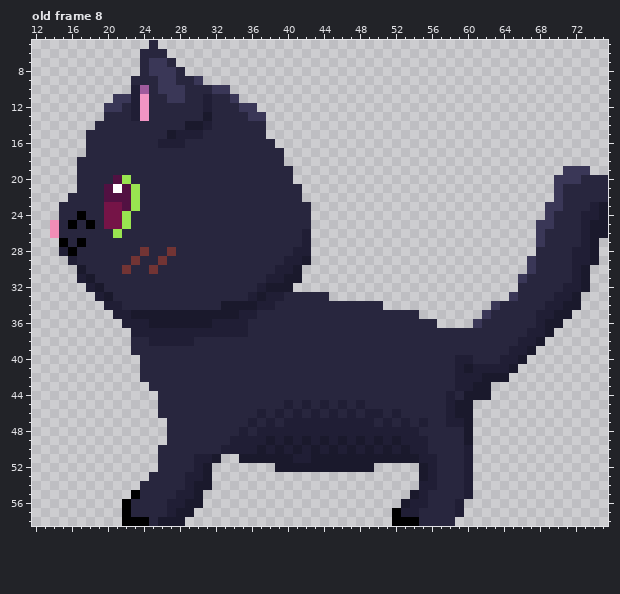
Pixel-art file, stored at assets/makkuro_sprite.aseprite. Above: the version before the commit.
111x63 pixels, 8 frames. Colours within 5 levels of each other are drawn and written as one. Shown: old frame 8: x 12..75, y 5..58. The commit also changed other frames, which this record leaves out.
Now the later version:
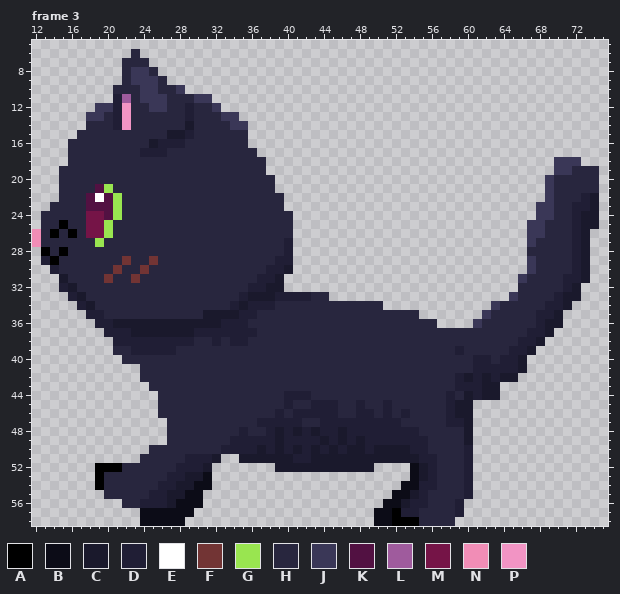
Palette (. is transparent): A #000000  B #0c0c17  C #1a192c  D #201e35  E #ffffff  F #723434  G #99e550  H #28263e  J #3a3757  K #521142  L #9f5b9d  M #751447  N #f18db6  P #f294c4
A new or re-ordered frame is compared with the old frame closest to it.
Difference:
layer "spinwalk" now hidden
layer "walk" added
frames re-ordered
Frame 3 against old frame 8:
y 5: x 25 H -> .
y 6: x 23..26 .HHH -> H...
y 7: x 22..23 .. -> HH; x 25..27 JJH -> ...
y 8: x 22..28 ..HJJJH -> HJJH...
y 9: x 22..30 .HHHJJHHJ -> HJJJH....
y 10: x 21..27 ..DLHJJ -> HHHJJHH; x 29..33 HHHJJ -> .....
y 11: x 21..28 JJDPHHJJ -> DLHJJJHH; x 30..34 HDHHJ -> JJ...
y 12: x 19 . -> J; x 21..26 JHDPHH -> DPHHJJ; x 29 H -> D; x 31..36 DHHHJJ -> HJ....
y 13: x 18..19 .. -> JJ; x 21..24 HHDP -> DPHH; x 29 H -> D; x 31 C -> H; x 33..37 HHHJJ -> JJ...
y 14: x 18 . -> H; x 21..22 HH -> DP; x 30..31 CD -> HH; x 34..37 HHHH -> JJ..
y 15: x 17 . -> H; x 28 D -> C; x 30 D -> H; x 36..37 HH -> ..
y 16: x 16..17 .. -> HH; x 25 H -> C; x 36..38 HHH -> ...
y 17: x 16..17 .. -> HH; x 24..26 HHH -> DDD; x 37..39 HHH -> ...
y 18: x 16 . -> H; x 38..39 HH -> ..; x 70..72 ... -> JJJ
y 19: x 15..16 .. -> HH; x 38..40 HHH -> ...; x 70 . -> J; x 72..74 JJ. -> HHH
y 20: x 15..16 .. -> HH; x 21..22 KG -> HH; x 39..40 HH -> ..; x 69..72 .JJJ -> JHHH; x 75 H -> .
y 21: x 15..16 .. -> HH; x 19..23 HKEKG -> KGHHH; x 39..41 HHH -> ...; x 69..70 .J -> JH; x 75 H -> .
y 22: x 15 . -> H; x 18..19 HH -> KE; x 21..23 KKG -> GHH; x 40..41 HH -> ..; x 69..70 .J -> JH; x 73..75 HHH -> DC.
y 23: x 14 . -> H; x 18..23 HHMMKG -> KKKGHH; x 40..42 HHH -> ...; x 68 . -> J; x 70 J -> H; x 72..75 HHDC -> DDC.
y 24: x 13..14 .. -> HH; x 17..22 AHHMMG -> HMMKGH; x 41..42 HH -> ..; x 68 . -> J; x 72..75 HDDC -> DCC.
y 25: x 13..16 .NHA -> HHAH; x 18..22 AHMMG -> MMGHH; x 41..42 HH -> ..; x 67 . -> J; x 69 J -> H; x 72..73 HD -> DC; x 75 C -> .
y 26: x 12..14 ..N -> NHA; x 16 H -> A; x 18..21 HHHG -> MMGH; x 41..42 HD -> ..; x 67 . -> J; x 72..75 HDCC -> DC..
y 27: x 12..15 ...A -> NHHH; x 17 A -> H; x 19 H -> G; x 40..42 HHD -> D..; x 67..68 .J -> JH; x 72..74 HDC -> DC.
y 28: x 13..16 ..DA -> AHAH; x 24 F -> H; x 27 F -> H; x 40..42 HDD -> D..; x 67 . -> H; x 73..74 DC -> C.
y 29: x 13..16 ...D -> DAHH; x 22..23 HF -> FH; x 25..26 HF -> FH; x 39 H -> D; x 41..42 DC -> ..; x 73..74 DC -> C.
y 30: x 14..17 ...C -> DHHH; x 21..22 HF -> FH; x 24..25 HF -> FH; x 38 H -> D; x 40..41 DC -> C.
y 31: x 15..18 ..DC -> CHHH; x 20 H -> F; x 23 H -> F; x 37 H -> D; x 39..41 DCC -> C..; x 71 H -> D
y 32: x 15..19 ...DC -> DCHHH; x 36 H -> D; x 40 C -> .; x 72..73 DC -> C.
y 33: x 16..20 ...DC -> DCHHH; x 35..36 HD -> DC; x 38 D -> C; x 40..42 HHH -> DDD; x 71 D -> C
y 34: x 17..21 ...DD -> DCHHH; x 33..34 CC -> HD; x 36 C -> D; x 72 C -> .
y 35: x 18..30 ...DDCCCCCCCC -> DDHHHHHHHHHHH; x 71 C -> .
y 36: x 19..24 ...DDD -> DDCCCC; x 32 D -> C
y 37: x 20..29 ...DDDDDDD -> DDDCCCCCCC; x 36 H -> D
y 38: x 21..24 ..HH -> DDDD; x 32 H -> D; x 34..35 HH -> DD
y 39: x 21..27 ..HHHHH -> HHDDDDD; x 59 H -> D
y 40: x 22..23 .. -> HH; x 59..62 DDHH -> HHDD
y 41: x 59..60 DC -> HH; x 65..66 C. -> DC
y 42: x 60 D -> C; x 63 C -> D; x 65 . -> C
y 43: x 61 C -> D; x 63 . -> C
y 44: x 40..42 HHH -> DDD; x 61 C -> D; x 63 . -> C
y 45: x 42..43 DH -> HD; x 45..46 HD -> DH; x 51 H -> D
y 46: x 37 D -> H; x 42 H -> D; x 44 H -> D; x 47..48 DH -> HD; x 50..53 DHDH -> HDHD
y 47: x 36..37 DH -> HD; x 39 H -> D; x 42..43 DD -> HH; x 50 H -> D; x 52..53 HD -> DH; x 55 D -> H
y 48: x 37 D -> H; x 39 D -> C; x 41 D -> C; x 43 D -> C; x 46 D -> C
y 49: x 38..40 CDC -> DCD; x 42 C -> D; x 50 C -> D; x 52 C -> D
y 50: x 25 . -> H; x 48..50 DCD -> CDC; x 52 D -> C
y 51: x 24..25 .. -> HH; x 29 H -> D
y 52: x 19..25 ....... -> AAAHHHH; x 28..29 HH -> DD; x 54 . -> B
y 53: x 19..24 ...... -> AHHHHH; x 27..31 HHDDC -> DDCCB; x 54 . -> B
y 54: x 19..23 ..... -> AHHHH; x 26..31 HHHDCC -> DDCCBB; x 53..54 .. -> BB
y 55: x 20..23 ...A -> HHHH; x 25..30 HHHDDC -> DDCCBB; x 52..53 .. -> BB
y 56: x 22 A -> H; x 24..30 HHHDDCC -> DDDCBBB; x 51..52 .. -> BB
y 57: x 22..29 AHHHHDCC -> ..BBBBBB; x 50..51 .. -> BB
y 58: x 22..28 AAAHCCC -> ..BBBBB; x 50..51 .. -> BB
